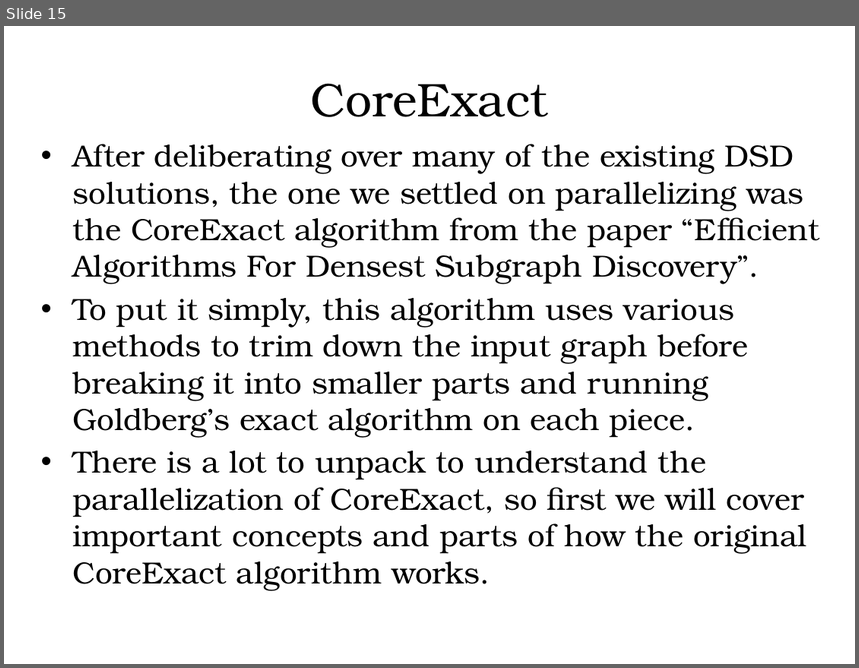
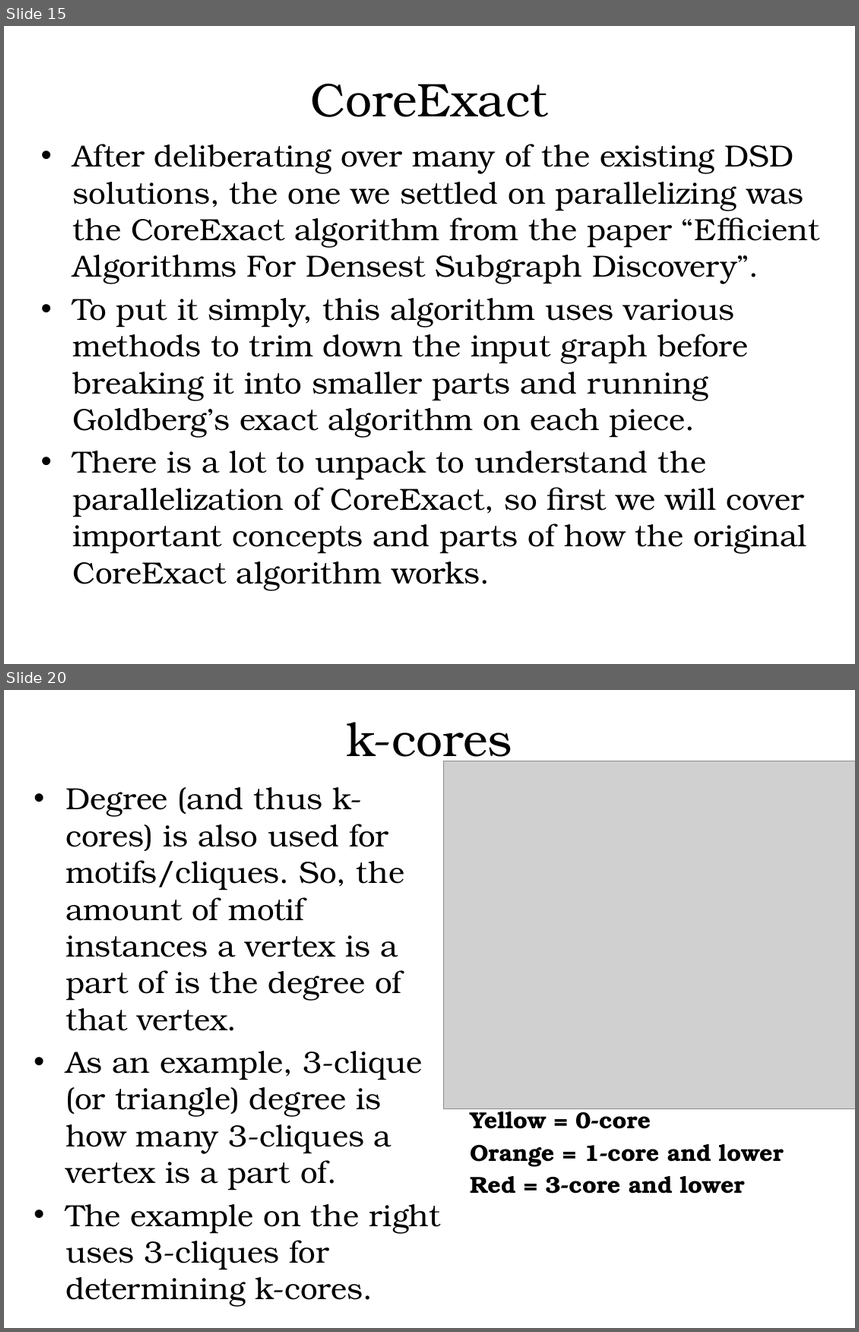
Before and after one commit to hgareau/DensestSubgraphDiscovery, a slide deck: Thesis Defense Presentation.pptx. Shown one above the other, each under a label of ours: slide 15 before the commit, slides 15 and 20 after it; the slides between them are not shown. The pictures are 859x668 and 859x1332 pixels, drawn with LibreOffice and Linux fonts; fonts in the diff are those of the drawing; grey boxes stand for pictures; background and template pictures are left out. Boxes give left, top, right and bottom in pixels: in the first picture for what was removed or moved away, otherwise in the second. Text is boxed around its words. In the diff, an @@ line names an element or a change of style, - is before the commit and + after.

Commit message:
Updated presentation to cover CoreExact.

```diff
--- a/Thesis Defense Presentation.pptx
+++ b/Thesis Defense Presentation.pptx
@@ slide 20 added at (4, 690, 855, 1328), background #FFFFFF @@
@@ text added at (347, 722, 512, 768), 40 pt, text #000000 @@
+k-cores
@@ picture added at (444, 761, 855, 1109) @@
@@ text added at (66, 787, 441, 1307), 25.9 pt, text #000000 @@
+• Degree (and thus k-cores) is also used for motifs/cliques. So, the amount of motif instances a vertex is a part of is the degree of that vertex.
+• As an example, 3-clique (or triangle) degree is how many 3-cliques a vertex is a part of.
+• The example on the right uses 3-cliques for determining k-cores.
@@ text added at (470, 1105, 784, 1194), 19.6 pt, text #000000, bold @@
+Yellow = 0-core
+Orange = 1-core and lower
+Red = 3-core and lower
```
Also in this commit, not shown: 3 slides changed, 15 other slides added, 2 other files.
